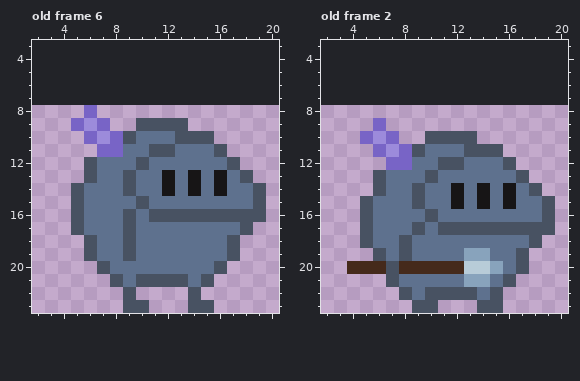
One commit to this pixel-art file: aseprite files/spear-knight.aseprite. Above: the version before the commit.
24x16 pixels, 6 frames. Shown: old frame 6: x 2..20, y 3..23; old frame 2: x 2..20, y 3..23. The old version is drawn lined up with the new one, on the new canvas. The commit also changed other frames, which this record leaves out.
Now the later version:
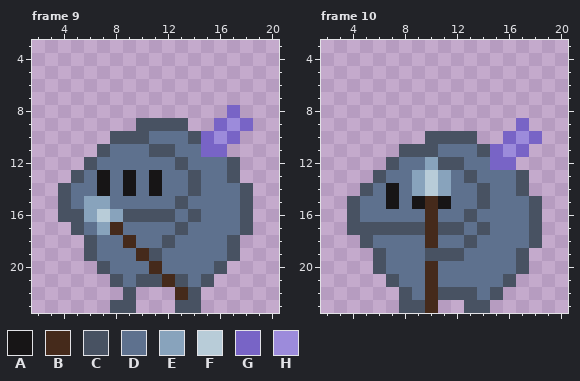
Palette (. is transparent): A #171516  B #452a1b  C #485262  D #5e718e  E #88a3bc  F #b8ccd8  G #7864c6  H #9c8bdb
A new or re-ordered frame is compared with the old frame closest to it.
Commit: more frames for idle animation still need to make walking animation frames
Diff:
canvas 24x16 -> 24x24, the old top-left corner now at 0,8
frames 6 -> 15
Frame 9 is new; against old frame 6:
y 8: x 6 G -> .; x 17 . -> G
y 9: x 5..7 GHG -> ...; x 16..18 ... -> GHG
y 10: x 6..8 GHG -> ..C; x 10 D -> C; x 13 C -> D; x 15..17 C.. -> GHG
y 11: x 7..8 GG -> CD; x 15..16 DC -> GG
y 12: x 10 C -> D; x 13 D -> C
y 13: x 5..7 .CD -> CDA; x 9 C -> A; x 11..12 DA -> AD; x 14 A -> C; x 16..18 ADC -> DC.
y 14: x 4..5 .C -> CD; x 7 D -> A; x 9 C -> A; x 11..12 DA -> AD; x 14 A -> C; x 16 A -> D; x 18..19 DC -> C.
y 15: x 4..7 .CDD -> CDEE; x 10 C -> D; x 13 D -> C; x 18..19 DC -> C.
y 16: x 4 . -> C; x 6..8 DDD -> EFE; x 10 D -> C; x 13 C -> D; x 15..17 CCC -> DDD; x 19 C -> .
y 17: x 7..9 DDC -> EBD; x 13 D -> C
y 18: x 9 C -> B; x 12 D -> C
y 19: x 9..11 CDD -> DBC
y 20: x 11 D -> B
y 21: x 12 C -> B
y 22: x 13 . -> B
y 23: x 8 . -> C; x 10 C -> .; x 13 . -> C; x 15 C -> .
Frame 10 is new; against old frame 2:
y 9: x 6 G -> .; x 17 . -> G
y 10: x 5..7 GHG -> ...; x 16..18 ... -> GHG
y 11: x 6..8 GHG -> ..C; x 10 D -> C; x 13 C -> D; x 15..17 C.. -> GHG
y 12: x 7..8 GG -> CD; x 10 D -> E; x 15..16 DC -> GG
y 13: x 9..11 DCD -> EFE; x 13 D -> C
y 14: x 5..7 .CD -> CDA; x 9..12 CDDA -> EFED; x 14 A -> C; x 16..18 ADC -> DC.
y 15: x 4..5 .C -> CD; x 7 D -> A; x 9..12 CDDA -> ABAD; x 14 A -> C; x 16 A -> D; x 18..19 DC -> C.
y 16: x 4..5 .C -> CD; x 10 C -> B; x 13 D -> C; x 18..19 DC -> C.
y 17: x 4 . -> C; x 6..8 DDD -> CCC; x 10 D -> B; x 13 C -> D; x 15..17 CCC -> DDD; x 19 C -> .
y 18: x 8 C -> D; x 10 D -> B; x 13 D -> C
y 19: x 8 C -> D; x 10..14 DDDEE -> CCCDD
y 20: x 4..9 BBBCBB -> ..CDDD; x 11..15 BBFFE -> DDDDD
y 21: x 10 D -> B; x 13..14 EE -> DD
y 22: x 10 C -> B
y 23: x 8 . -> C; x 10 C -> B; x 13 . -> C; x 15 C -> .
